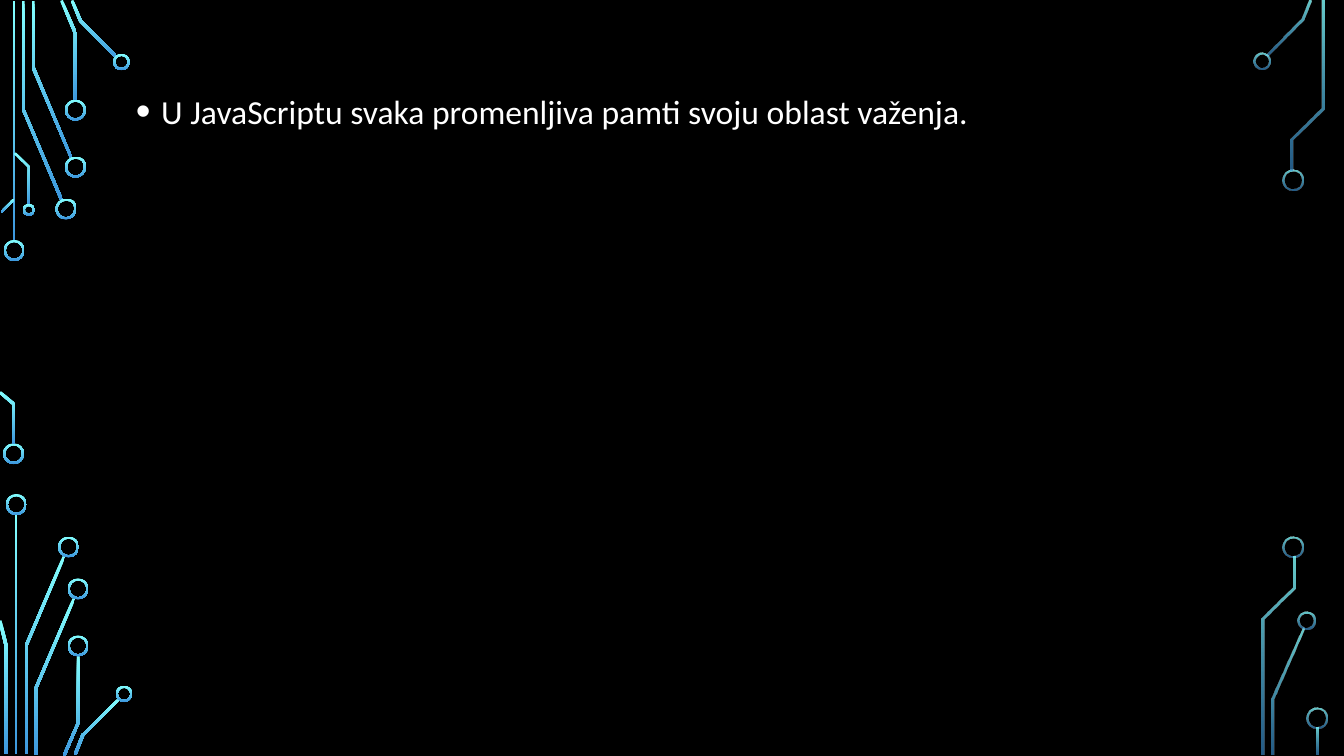
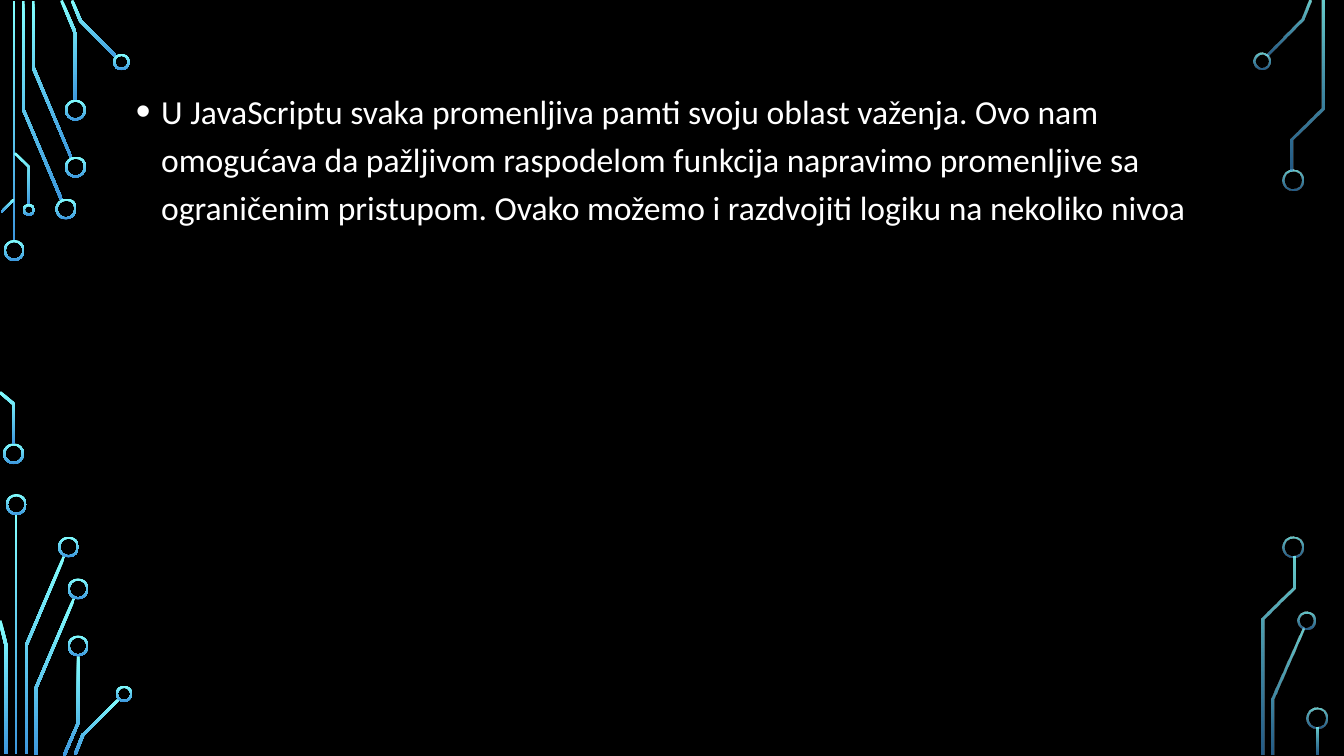
Before and after one commit to MihajloMilojevic/Sekcija, a slide deck: slide 2 of JavaScript/Napredno/prezentacije/16. Closure.pptx. Drawn at 1344x756 pixels with LibreOffice and Linux fonts; fonts in the diff are those of the drawing; background and template pictures are left out. Boxes give left, top, right and bottom in pixels: in the first picture for what was removed or moved away, otherwise in the second. Text is boxed around its words. In the diff, an @@ line names an element or a change of style, - is before the commit and + after.

```diff
--- a/JavaScript/Napredno/prezentacije/16. Closure.pptx
+++ b/JavaScript/Napredno/prezentacije/16. Closure.pptx
@@ text at (x1=161, y1=100, x2=1185, y2=226): text changed @@
-• U JavaScriptu svaka promenljiva pamti svoju oblast važenja.
+• U JavaScriptu svaka promenljiva pamti svoju oblast važenja. Ovo nam omogućava da pažljivom raspodelom funkcija napravimo promenljive sa ograničenim pristupom. Ovako možemo i razdvojiti logiku na nekoliko nivoa
```
Also in this commit, not shown: 2 slides added.
